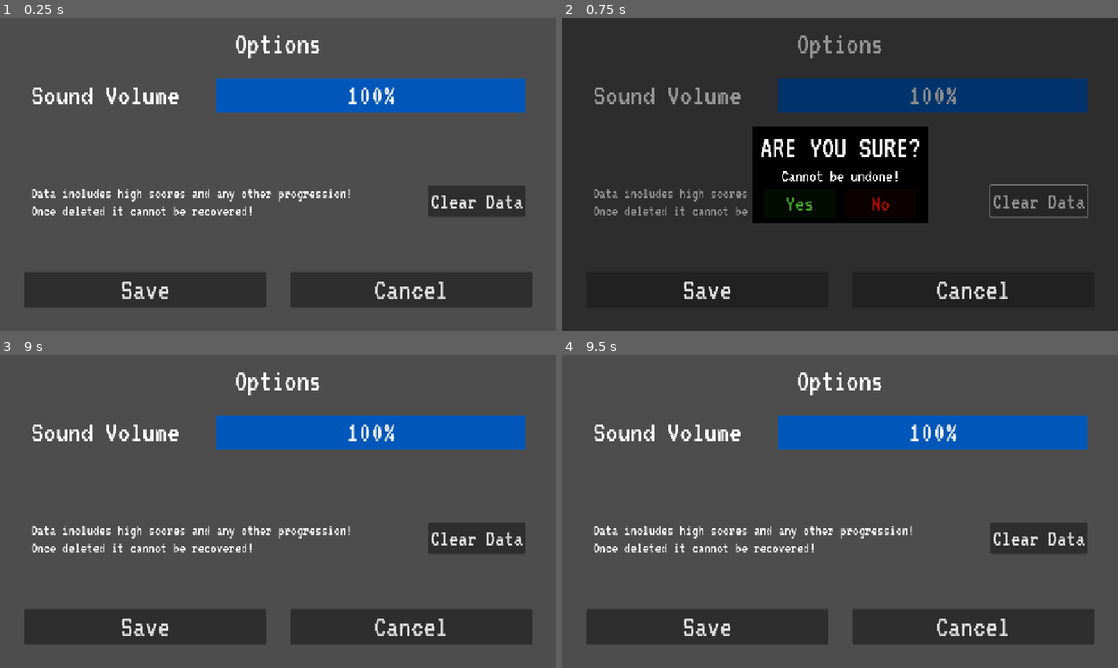
Above: before the commit, frames 1-4 (two rows, left to right).
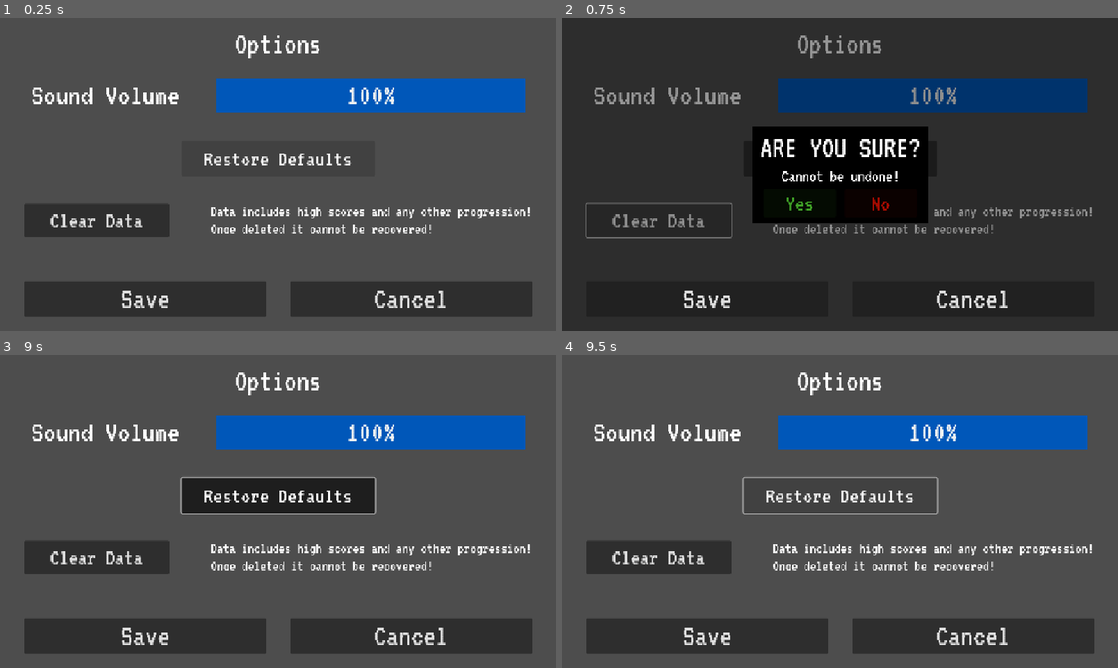
Above: after the commit, the same moments.

Repository: sdepouw/mathematics-and-cheese
Game: Godot game, scene res://Scenes/OptionsScreen/options_screen.tscn
The game is run twice, just before and just after one commit, with the same random seed, the same clock (stepped at 60 frames per second) and the same inputs. This scene is started directly instead of the project's main scene. Sound files missing from this copy of the repository are replaced by a short silence.
Inputs (mouse positions are in pixels of both pictures, inside the frame that each line leads up to):
- Up to frame 1 (0.25 s): no input
- Up to frame 2 (0.75 s): click "Clear Data" at 0.5 s
- Up to frame 3 (9 s): click (278, 495) at 1.25 s, where only the run after the commit has a clickable "Restore Defaults"; click "Save" at 2 s; click "Cancel" at 2.75 s; click "Yes" at 3.5 s; tap Enter at 4.25 s; move the mouse to (400, 495) at 4.27 s; hold D (move_right) 4.28-5.03 s; tap Space (confirm) at 4.35, 5, 5.1, 5.75, 5.85, 6.5, 6.6, 7.25, 7.35, 8, 8.1, 8.85 s; click (400, 495) at 4.42 s; move the mouse to (166, 527) at 5.02 s; hold S (move_down) 5.03-5.78 s; move the mouse to (333, 442) at 5.77 s; hold D (move_right) 5.78-6.53 s; move the mouse to (250, 574) at 6.52 s; hold W (move_up) 6.53-7.28 s; click (250, 574) at 6.67 s; move the mouse to (444, 558) at 7.27 s; hold A (move_left) 7.28-8.78 s; move the mouse to (111, 464) at 8.02 s; move the mouse to (305, 511) at 8.77 s; hold S (move_down) from 8.78 s (still down); click (305, 511) at 8.92 s
- Up to frame 4 (9.5 s): keep holding S (move_down)

The runs differ from the first frame. In frame 1, 12% of the frame differs, in the area x 4-96%, y 43-96%; in frame 2, 3.1%; in frame 3, 16%, in the area x 4-96%, y 39-96%; in frame 4, 12%.

Commit message:
Arranging UI elements

Diff:
--- a/Game/Scenes/OptionsScreen/options_screen.tscn
+++ b/Game/Scenes/OptionsScreen/options_screen.tscn
@@ -57,29 +57,51 @@
 max_value = 1.0
 value = 0.55
 
-[node name="ClearDataButton" parent="." instance=ExtResource("2_arfih")]
+[node name="RestoreDefaultsButton" type="Button" parent="."]
 layout_mode = 1
-anchors_preset = 3
-anchor_left = 1.0
-anchor_top = 1.0
+anchors_preset = 8
+anchor_left = 0.5
+anchor_top = 0.5
+anchor_right = 0.5
+anchor_bottom = 0.5
+offset_left = -200.0
+offset_top = -70.0
+offset_right = 200.0
+offset_bottom = 3.0
+grow_horizontal = 2
+grow_vertical = 2
+theme_override_font_sizes/font_size = 48
+text = "Restore Defaults"
+script = ExtResource("4_ndlxd")
+metadata/_custom_type_script = "uid://4hhnbaprkawe"
+
+[node name="ClearDataMargins" type="MarginContainer" parent="."]
+layout_mode = 1
+anchors_preset = 14
+anchor_top = 0.5
 anchor_right = 1.0
-anchor_bottom = 1.0
-offset_left = -264.0
-offset_top = -302.0
-offset_right = -64.0
-offset_bottom = -237.0
-grow_horizontal = 0
-grow_vertical = 0
+anchor_bottom = 0.5
+offset_top = 60.0
+offset_bottom = 129.0
+grow_horizontal = 2
+grow_vertical = 2
+theme_override_constants/margin_left = 50
+theme_override_constants/margin_right = 50
+
+[node name="ClearDataHBox" type="HBoxContainer" parent="ClearDataMargins"]
+layout_mode = 2
+
+[node name="ClearDataButton" parent="ClearDataMargins/ClearDataHBox" instance=ExtResource("2_arfih")]
+custom_minimum_size = Vector2(300, 0)
+layout_mode = 2
+size_flags_horizontal = 2
 theme_override_font_sizes/font_size = 48
 text = "Clear Data
 "
 
-[node name="ClearDataLabel" type="Label" parent="."]
-layout_mode = 0
-offset_left = 64.0
-offset_top = 346.0
-offset_right = 832.0
-offset_bottom = 415.0
+[node name="ClearDataLabel" type="Label" parent="ClearDataMargins/ClearDataHBox"]
+layout_mode = 2
+size_flags_horizontal = 2
 theme_override_font_sizes/font_size = 32
 text = "Data includes high scores and any other progression!
 Once deleted it cannot be recovered!"
@@ -89,22 +111,24 @@
 layout_mode = 1
 message = "Cannot be undone!"
 
-[node name="ButtonsHBox" type="HBoxContainer" parent="."]
+[node name="ButtonsMargins" type="MarginContainer" parent="."]
 layout_mode = 1
 anchors_preset = 12
 anchor_top = 1.0
 anchor_right = 1.0
 anchor_bottom = 1.0
-offset_top = -136.0
-offset_bottom = -36.0
+offset_top = -123.0
 grow_horizontal = 2
 grow_vertical = 0
+theme_override_constants/margin_left = 50
+theme_override_constants/margin_right = 50
+theme_override_constants/margin_bottom = 10
+
+[node name="ButtonsHBox" type="HBoxContainer" parent="ButtonsMargins"]
+layout_mode = 2
 theme_override_constants/separation = 50
 
-[node name="MarginContainerLeft" type="MarginContainer" parent="ButtonsHBox"]
-layout_mode = 2
-
-[node name="SaveButton" type="Button" parent="ButtonsHBox"]
+[node name="SaveButton" type="Button" parent="ButtonsMargins/ButtonsHBox"]
 layout_mode = 2
 size_flags_horizontal = 3
 size_flags_vertical = 4
@@ -112,16 +136,13 @@
 script = ExtResource("4_ndlxd")
 metadata/_custom_type_script = "uid://4hhnbaprkawe"
 
-[node name="BackButton" parent="ButtonsHBox" instance=ExtResource("2_arfih")]
+[node name="BackButton" parent="ButtonsMargins/ButtonsHBox" instance=ExtResource("2_arfih")]
 layout_mode = 2
 size_flags_horizontal = 3
 size_flags_vertical = 4
 text = "Cancel"
 
-[node name="MarginContainerRight" type="MarginContainer" parent="ButtonsHBox"]
-layout_mode = 2
-
 [connection signal="gui_input" from="SoundAmount" to="." method="_on_sound_amount_gui_input"]
-[connection signal="pressed" from="ClearDataButton" to="." method="_on_clear_data_button_pressed"]
-[connection signal="pressed" from="ButtonsHBox/SaveButton" to="." method="_on_save_button_pressed"]
-[connection signal="pressed" from="ButtonsHBox/BackButton" to="." method="_on_back_button_pressed"]
+[connection signal="pressed" from="ClearDataMargins/ClearDataHBox/ClearDataButton" to="." method="_on_clear_data_button_pressed"]
+[connection signal="pressed" from="ButtonsMargins/ButtonsHBox/SaveButton" to="." method="_on_save_button_pressed"]
+[connection signal="pressed" from="ButtonsMargins/ButtonsHBox/BackButton" to="." method="_on_back_button_pressed"]
